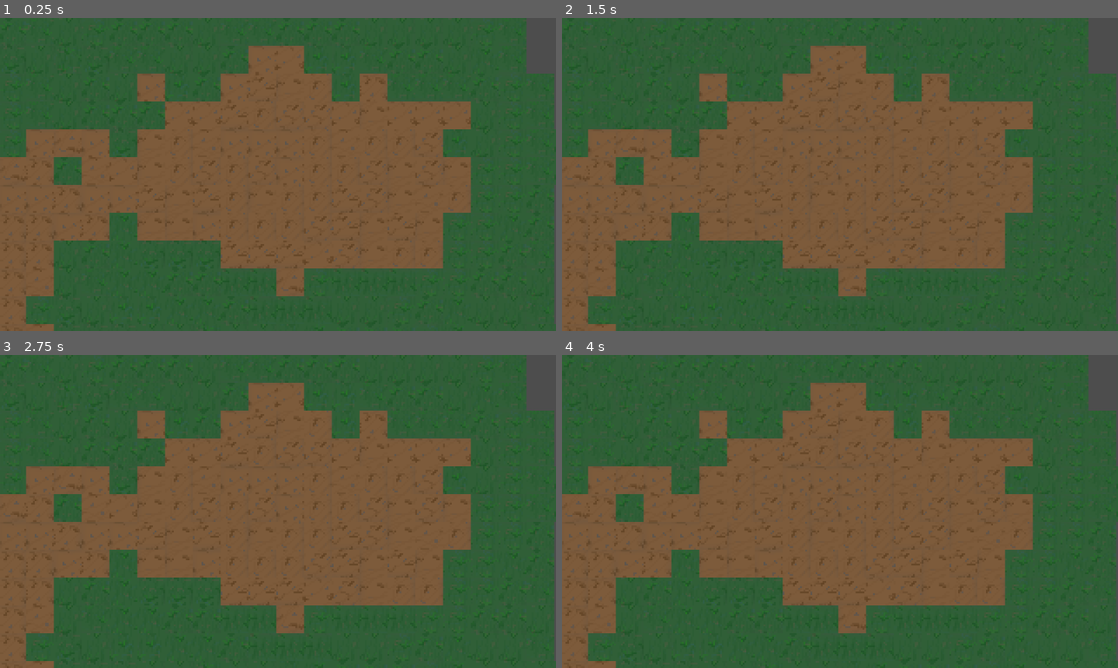
Above: before the commit, frames 1-4 (two rows, left to right).
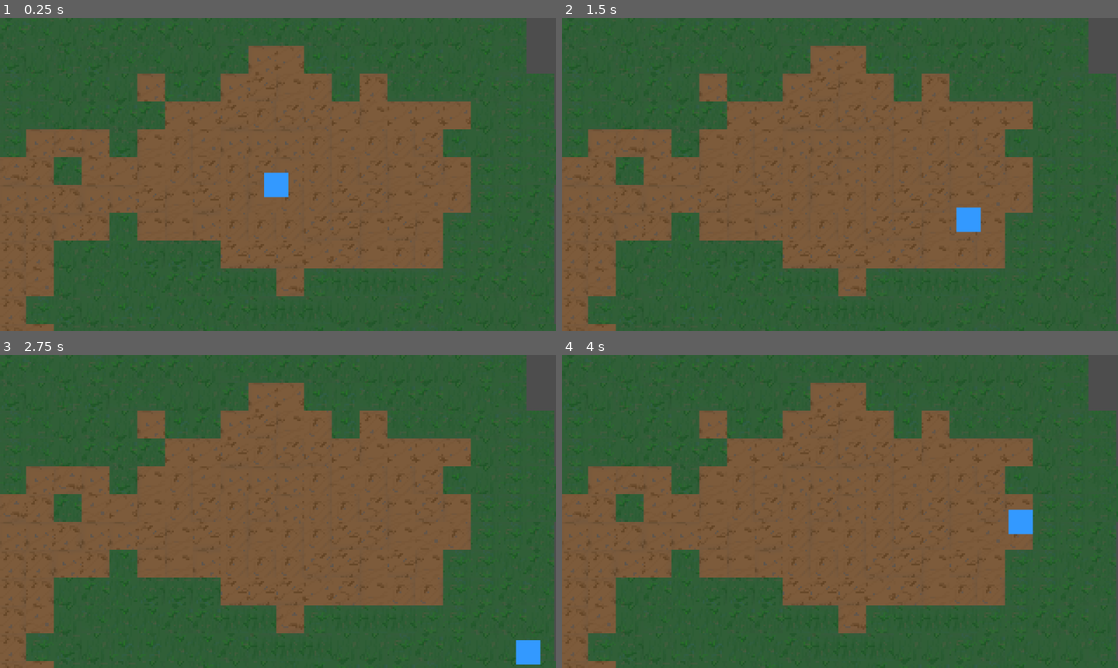
Above: after the commit, the same moments.

Repository: LucasJoe02/unilateralis
Game: Godot game, scene res://scenes/game.tscn
The game is run twice, just before and just after one commit, with the same random seed, the same clock (stepped at 60 frames per second) and the same inputs.
Inputs:
- Up to frame 1 (0.25 s): no input
- Up to frame 2 (1.5 s): tap Enter at 0.5 s; hold D (move_right) 0.53-1.28 s; hold S (move_down) from 1.28 s (still down)
- Up to frame 3 (2.75 s): release S (move_down) at 2.03 s; hold D (move_right) from 2.03 s (still down)
- Up to frame 4 (4 s): release D (move_right) at 2.78 s; hold W (move_up) 2.78-3.53 s; hold A (move_left) from 3.53 s (still down)

The runs differ from the first frame. In frame 1, 0.4% of the frame differs, in the area x 47-52%, y 49-58%; in frame 2, 0.4%, in the area x 70-76%, y 60-69%; in frame 3, 0.4%; in frame 4, 0.4%.

Commit message:
Add player character with WASD movement and camera follow
Creates a CharacterBody2D player scene with a placeholder colored polygon
body, wires the existing Camera2D to smoothly follow the player, and adds
the player to the main game scene.

Co-Authored-By: Claude Sonnet 4.6 <noreply@anthropic.com>

Diff:
--- a/scenes/game.tscn
+++ b/scenes/game.tscn
@@ -2,6 +2,7 @@
 
 [ext_resource type="Script" uid="uid://dlwtjb0xyhxeg" path="res://scripts/camera_2d.gd" id="2_lnu2h"]
 [ext_resource type="Texture2D" uid="uid://6k0am6ovuyyl" path="res://assets/tiles/zombietiles.png" id="2_yqjtg"]
+[ext_resource type="PackedScene" uid="uid://dpm4nqe7y6wr2" path="res://scenes/player/player.tscn" id="3_player"]
 
 [sub_resource type="TileSetAtlasSource" id="TileSetAtlasSource_lnu2h"]
 texture = ExtResource("2_yqjtg")
@@ -53,7 +54,9 @@
 limit_enabled = false
 limit_smoothed = true
 script = ExtResource("2_lnu2h")
-target = NodePath("")
+target = NodePath("Player")
+
+[node name="Player" parent="." instance=ExtResource("3_player")]
 
 [node name="Tiles" type="Node" parent="." unique_id=786286194]
 
--- /dev/null
+++ b/scenes/player/player.tscn
@@ -0,0 +1,18 @@
+[gd_scene format=4 uid="uid://dpm4nqe7y6wr2"]
+
+[ext_resource type="Script" uid="uid://b8fxc3t2kp9a1" path="res://scripts/player/player.gd" id="1_player"]
+
+[sub_resource type="RectangleShape2D" id="RectangleShape2D_1"]
+size = Vector2(14, 14)
+
+[node name="Player" type="CharacterBody2D" groups=["player"]]
+collision_layer = 2
+collision_mask = 1
+script = ExtResource("1_player")
+
+[node name="Body" type="Polygon2D" parent="."]
+polygon = PackedVector2Array(-7, -7, 7, -7, 7, 7, -7, 7)
+color = Color(0.2, 0.6, 1, 1)
+
+[node name="CollisionShape2D" type="CollisionShape2D" parent="."]
+shape = SubResource("RectangleShape2D_1")
--- /dev/null
+++ b/scripts/player/player.gd
@@ -0,0 +1,12 @@
+extends CharacterBody2D
+
+@export var speed: float = 100.0
+
+func _physics_process(_delta: float) -> void:
+	var direction := Vector2(
+		Input.get_axis("move_left", "move_right"),
+		Input.get_axis("move_up", "move_down")
+	).normalized()
+
+	velocity = direction * speed
+	move_and_slide()
